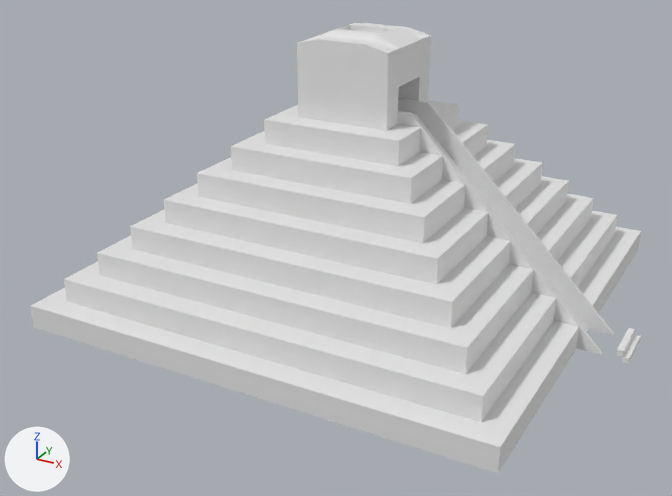
Two versions of the Blender file Pyramid.blend, one commit apart.
Before and after are seen from a camera (50 mm lens) standing at (17.2, -33.6, 18.4) and looking at (-0.2, -2.2, 2.6). Arrows for +X, +Y and +Z are at lower left; the lights stay in place.

Names of what the first picture shows: 'Cube', 'Pyramid'.
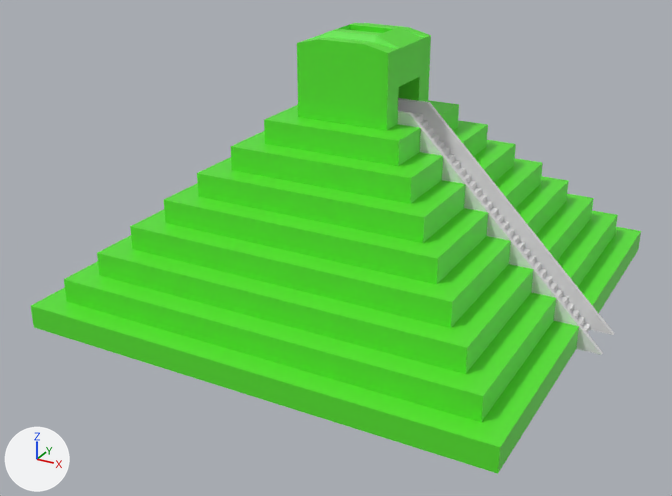
Location of each change, [x1, y1, x2, y2] in pixels of the pictures (672 x 496 px):
'Cube', deleted
    before: [616, 328, 641, 364]
part 1 of me_mesh, added
    after: [414, 114, 590, 333]
part 2 of me_mesh, recoloured (white to green)
    both: [31, 23, 641, 474]

What changed in the scene script:
```text
Add mat_stone:
    mat_stone = principled_material('Stone')
    mat_stone.base_color = (0.167, 0.174, 0.303)  # blue #727496
Add mat_grey:
    mat_grey = principled_material('Grey')
    mat_grey.base_color = (0.8, 0.8, 0.8)  # white #e7e7e7
Add mat_lightgreen:
    mat_lightgreen = principled_material('LightGreen')
    mat_lightgreen.base_color = (0.0993, 0.8, 0.0294)  # green #59e730
    mat_lightgreen.roughness = 0.45
Change me_mesh:
    used by ob_pyramid; location = (0.0, 0.0, 0.0)
    remove me_mesh.from_pydata(...)  # 376 vertices, 362 faces; spans x -10.0..11.0, y -10.0..10.0, z 0.0..11.4
    add me_mesh.from_pydata(...)  # 632 vertices, 554 faces; spans x -10.0..11.0, y -10.0..10.0, z 0.0..11.4
    me_mesh part 1
    128 vertices are added at x 2.0..10.0, y -0.8, z 0.0..8.0
    128 new vertices lie (0.0, 1.6, 0.0) away from vertices in x 2.0..10.0, y -0.8, z 0.0..8.0
    128 new faces join them, mat_lightgreen (green #59e730)
    64 new faces join them, mat_grey (white #e7e7e7)
    me_mesh part 2: 274 faces spanning x -10.0..11.0, y -10.0..10.0, z 0.0..11.4 switch from no material to mat_lightgreen (green #59e730)
    add me_mesh.materials.append(mat_grey)  # white #e7e7e7
    add me_mesh.materials.append(mat_stone)  # blue #727496
Remove ob_cube:
    ob_cube = bpy.data.objects.new('Cube', me_stepsmesh)
    ob_cube.location = (11.9, 0.03, 0.0)
    ob_cube.scale = (1.0, 0.125, 0.125)
    _m = ob_cube.modifiers.new('Array', 'ARRAY')
    _m.use_constant_offset = True
    _m.constant_offset_displace = (-0.5, 0.0, 2.0)
```
